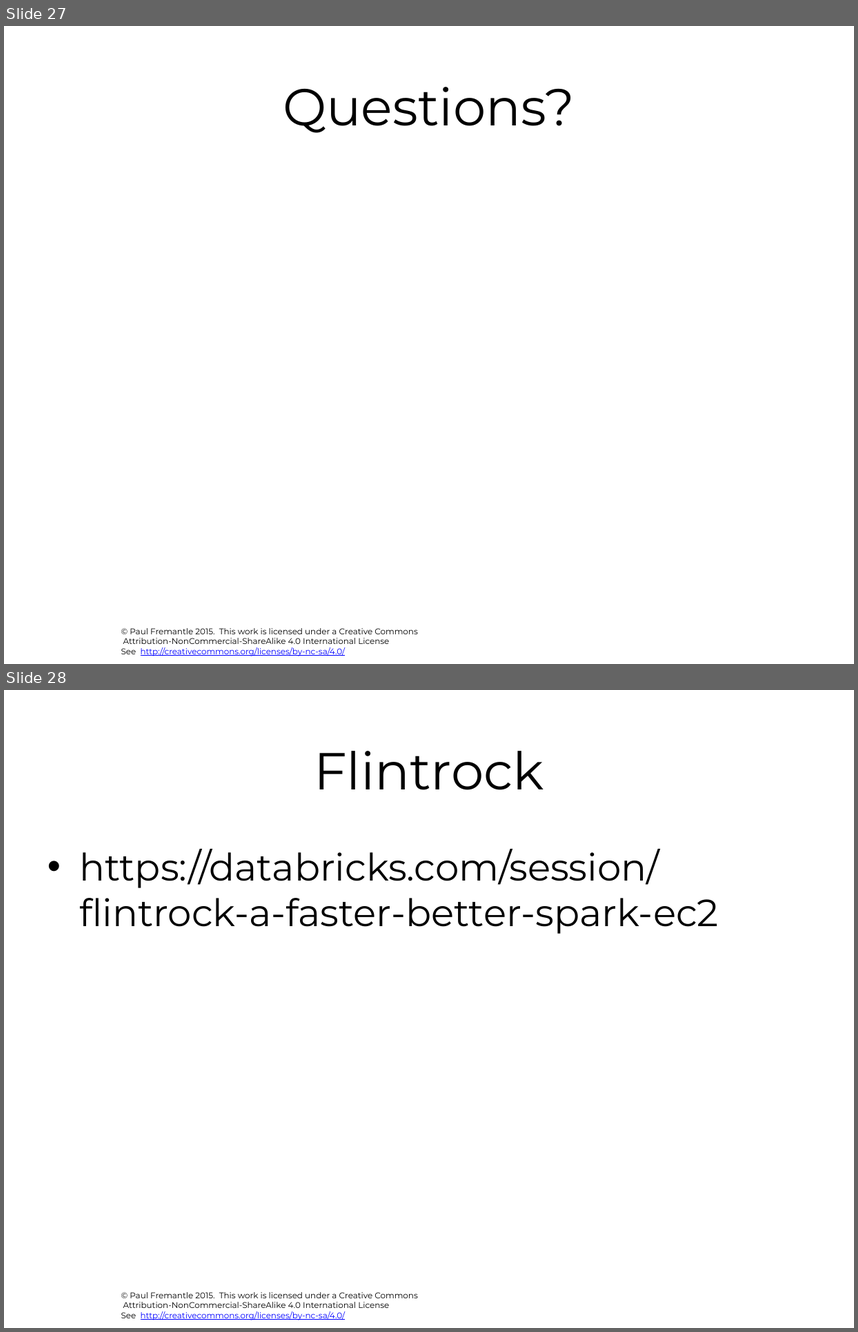
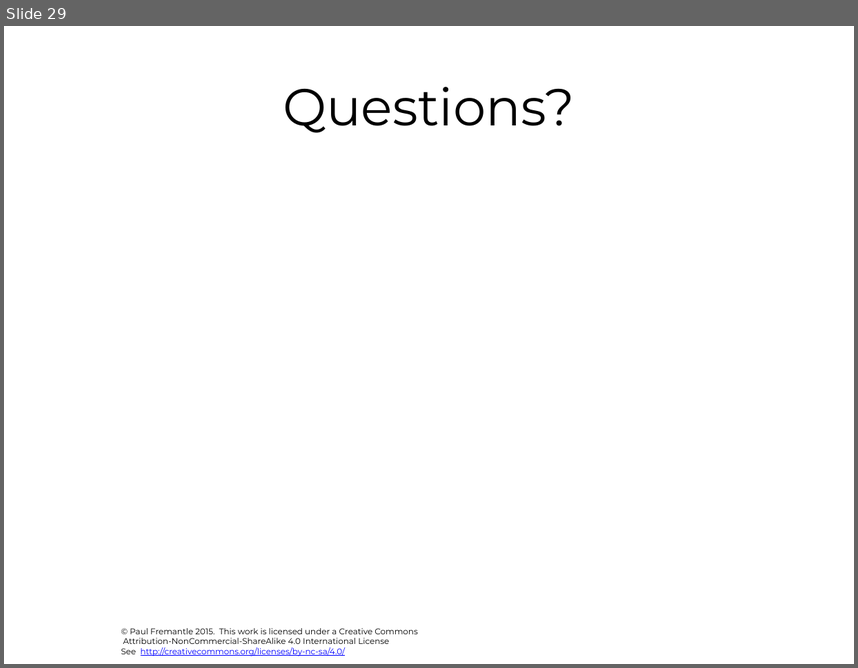
Before and after one commit to julieweeds/BigData, a slide deck: pres-source/04-sql.pptx. Shown one above the other, each under a label of ours: slides 27 and 28 before the commit, slide 29 after it. The pictures are 858x1332 and 858x668 pixels, drawn with LibreOffice and Linux fonts; fonts in the diff are those of the drawing; background and template pictures are left out. Boxes give left, top, right and bottom in pixels: in the first picture for what was removed or moved away, otherwise in the second. Text is boxed around its words. In the diff, an @@ line names an element or a change of style, - is before the commit and + after.

```diff
--- a/pres-source/04-sql.pptx
+++ b/pres-source/04-sql.pptx
@@ slide 28 removed at (4,690,854,1328), background #FFFFFF; not listed: 1 template element that a slide beside it also shows @@
@@ title removed at (314,751,544,790) @@
-Flintrock
@@ text removed at (79,849,719,934) @@
-• https://databricks.com/session/flintrock-a-faster-better-spark-ec2
@@ what was slide 27 is now slide 29 @@
```
Also in this commit, not shown: 6 slides changed, 2 slides added, 8 other files.
